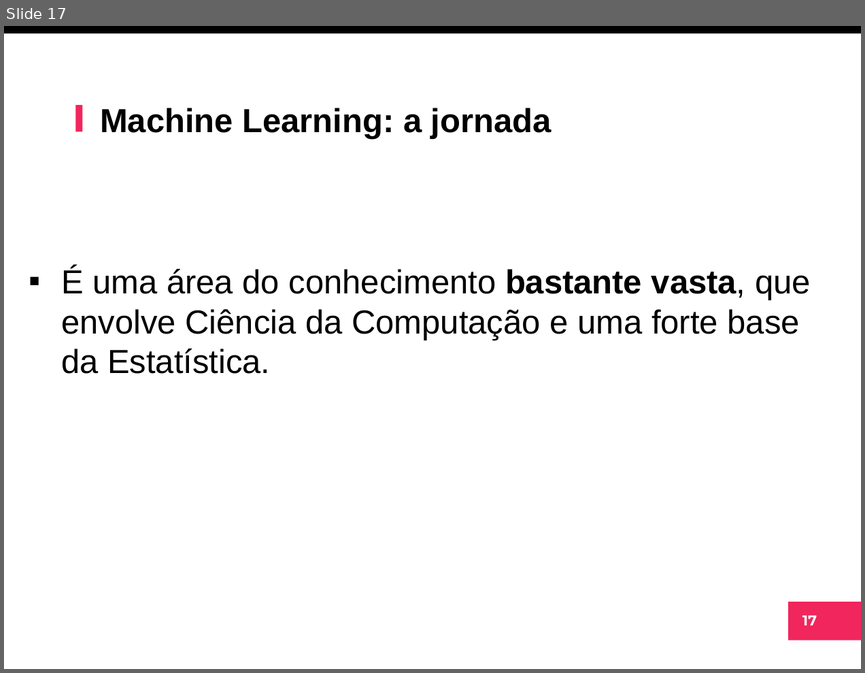
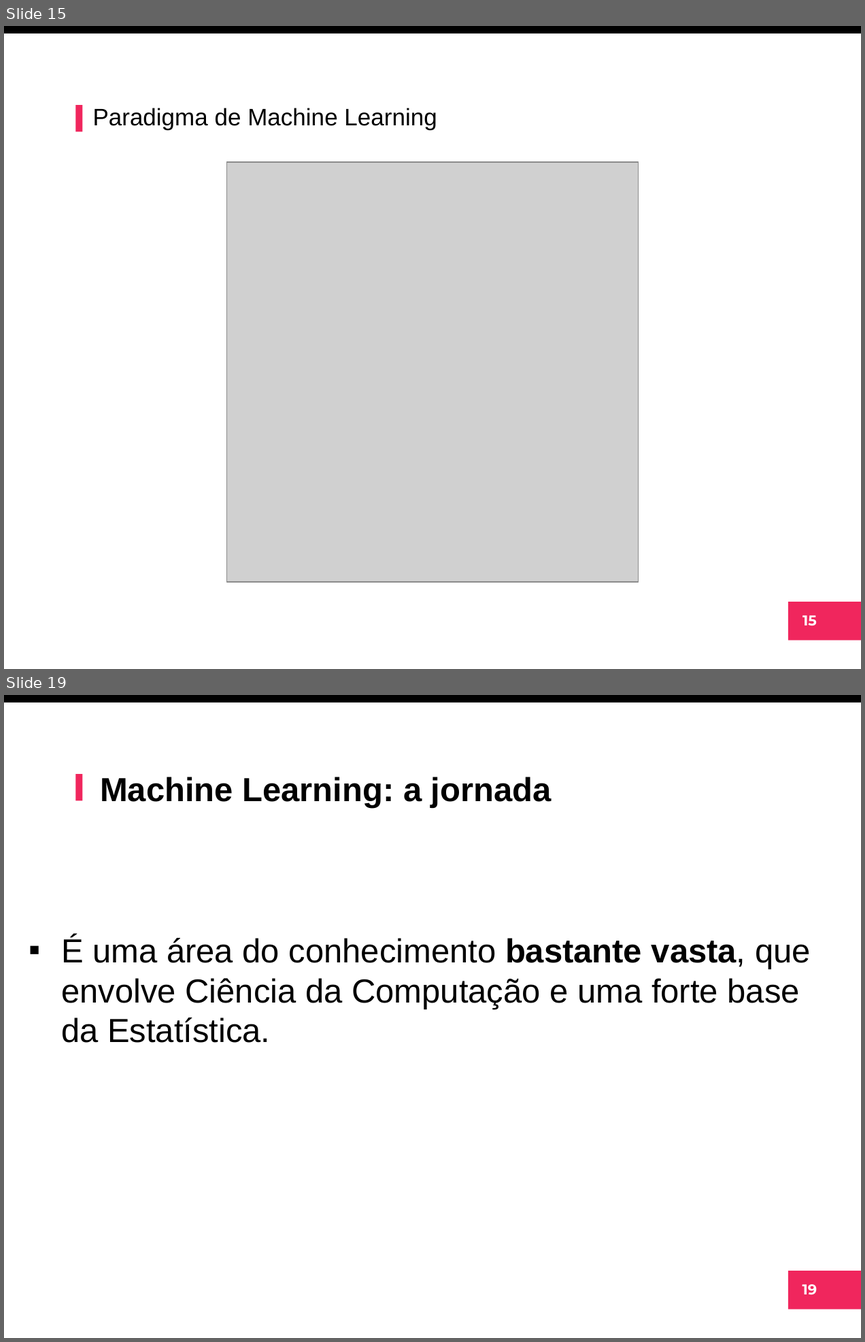
Before and after one commit to arnaldojr/ml, a slide deck: material/aulas/lab01/IntroIA.pptx. Shown one above the other, each under a label of ours: slide 17 before the commit, slides 15 and 19 after it; the slides between them are not shown. The pictures are 865x673 and 865x1342 pixels, drawn with LibreOffice and Linux fonts; fonts in the diff are those of the drawing; grey boxes stand for pictures; background and template pictures are left out. Boxes give left, top, right and bottom in pixels: in the first picture for what was removed or moved away, otherwise in the second. Text is boxed around its words. In the diff, an @@ line names an element or a change of style, - is before the commit and + after.

```diff
--- a/material/aulas/lab01/IntroIA.pptx
+++ b/material/aulas/lab01/IntroIA.pptx
@@ slide 15 added at (4, 26, 861, 669), background #FFFFFF; not listed: 4 template elements that a slide beside it also shows @@
@@ text added at (93, 108, 436, 130), 20 pt, text #000000 @@
+Paradigma de Machine Learning
@@ picture added at (227, 162, 638, 582) @@
@@ what was slide 17 is now slide 19 @@
@@ page number at (802, 1284, 817, 1295): text changed @@
-17
+19
```
Also in this commit, not shown: 6 slides changed, 7 other slides added, 9 slides removed.
